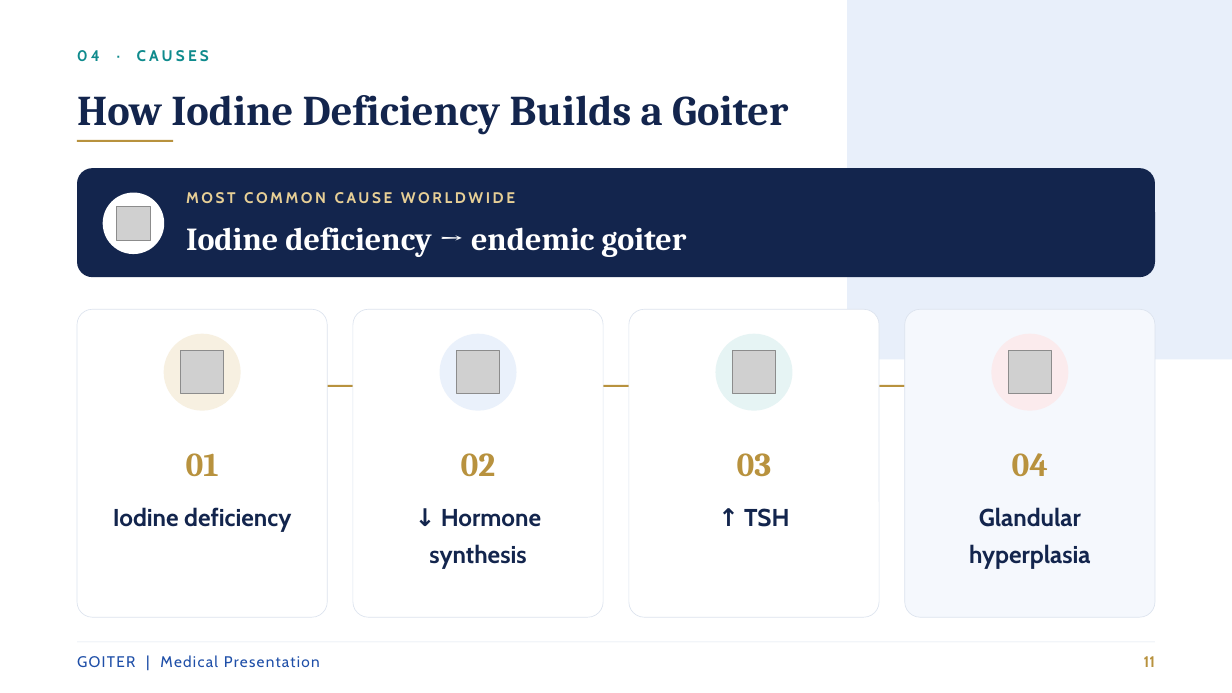
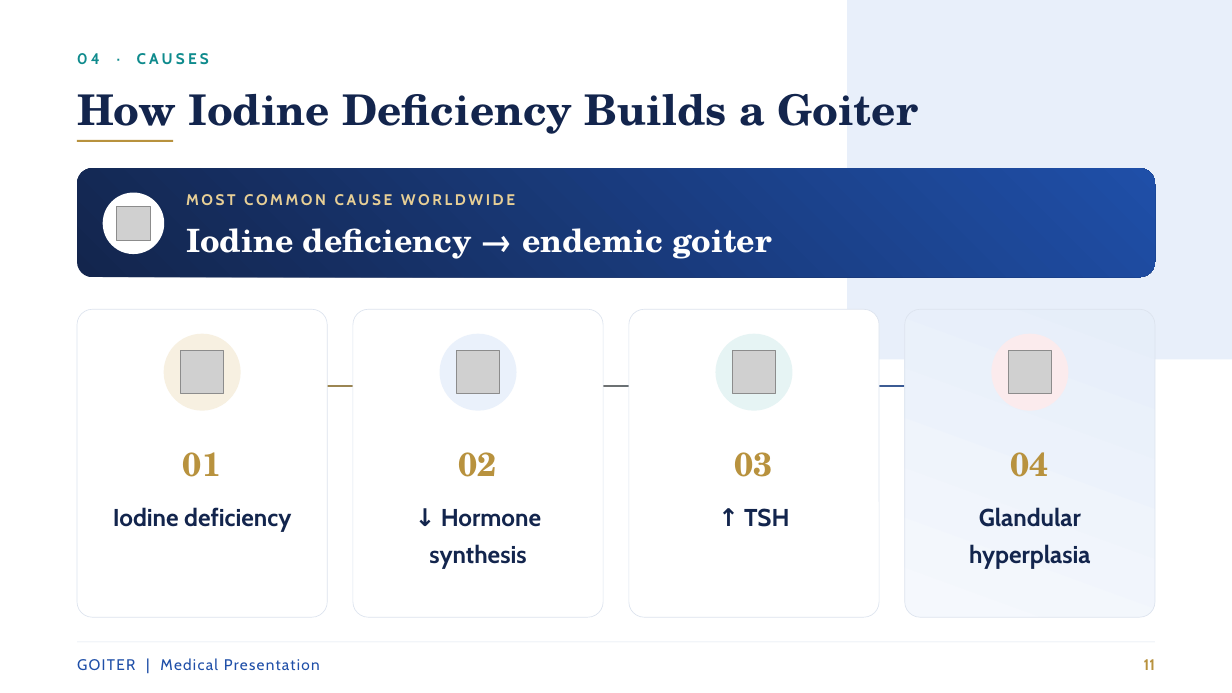
Before and after one commit to amrkarm548-ops/DSLIDES, a slide deck: slide 11 of Goiter_Presentation.pptx. Drawn at 1232x693 pixels with LibreOffice and Linux fonts; fonts in the diff are those of the drawing; grey boxes stand for pictures. Boxes give left, top, right and bottom in pixels: in the first picture for what was removed or moved away, otherwise in the second. Text is boxed around its words. In the diff, an @@ line names an element or a change of style, - is before the commit and + after.

Commit message:
Quality pass: Windows-native fonts (Georgia/Segoe UI), real gradient fills, run highlights, pill separators, light table borders

```diff
--- a/Goiter_Presentation.pptx
+++ b/Goiter_Presentation.pptx
@@ text "How Iodine Deficiency Builds a ..." at [77, 94, 918, 134]: font Cambria to TeX Gyre Schola @@
@@ rounded rectangle at [77, 168, 1155, 277]: fill #13254D to gradient #13254D to #1F4FA8 @@
@@ text "MOST COMMON CAUSE WORLDWIDE" at [186, 194, 772, 259]: font Cambria to TeX Gyre Schola in "Iodine deficiency → endemic goiter"; line spacing 1 to 1.18 @@
@@ rounded rectangle at [905, 310, 1155, 617]: fill #F5F8FD to gradient #F5F8FD to #E6EEF9 @@
@@ rectangle at [167, 385, 1066, 387]: fill #B8923E to gradient #B8923E to #1F4FA8 @@
@@ text at [183, 452, 221, 477]: font Cambria to TeX Gyre Schola in "01" @@
@@ text at [459, 452, 497, 477]: font Cambria to TeX Gyre Schola in "02" @@
@@ text at [735, 452, 773, 477]: font Cambria to TeX Gyre Schola in "03" @@
@@ text at [1011, 452, 1049, 477]: font Cambria to TeX Gyre Schola in "04" @@
@@ line spacing 1 to 1.18 in 3 elements at [77, 53, 209, 65], [77, 658, 320, 670], [1144, 659, 1155, 670] @@
```
Also in this commit, not shown: 40 other slides changed.
